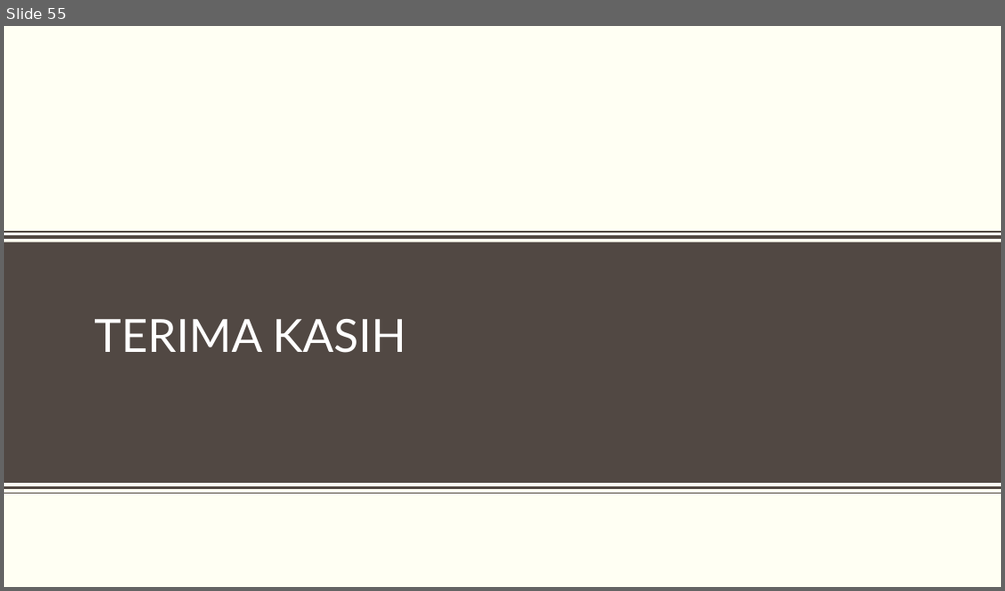
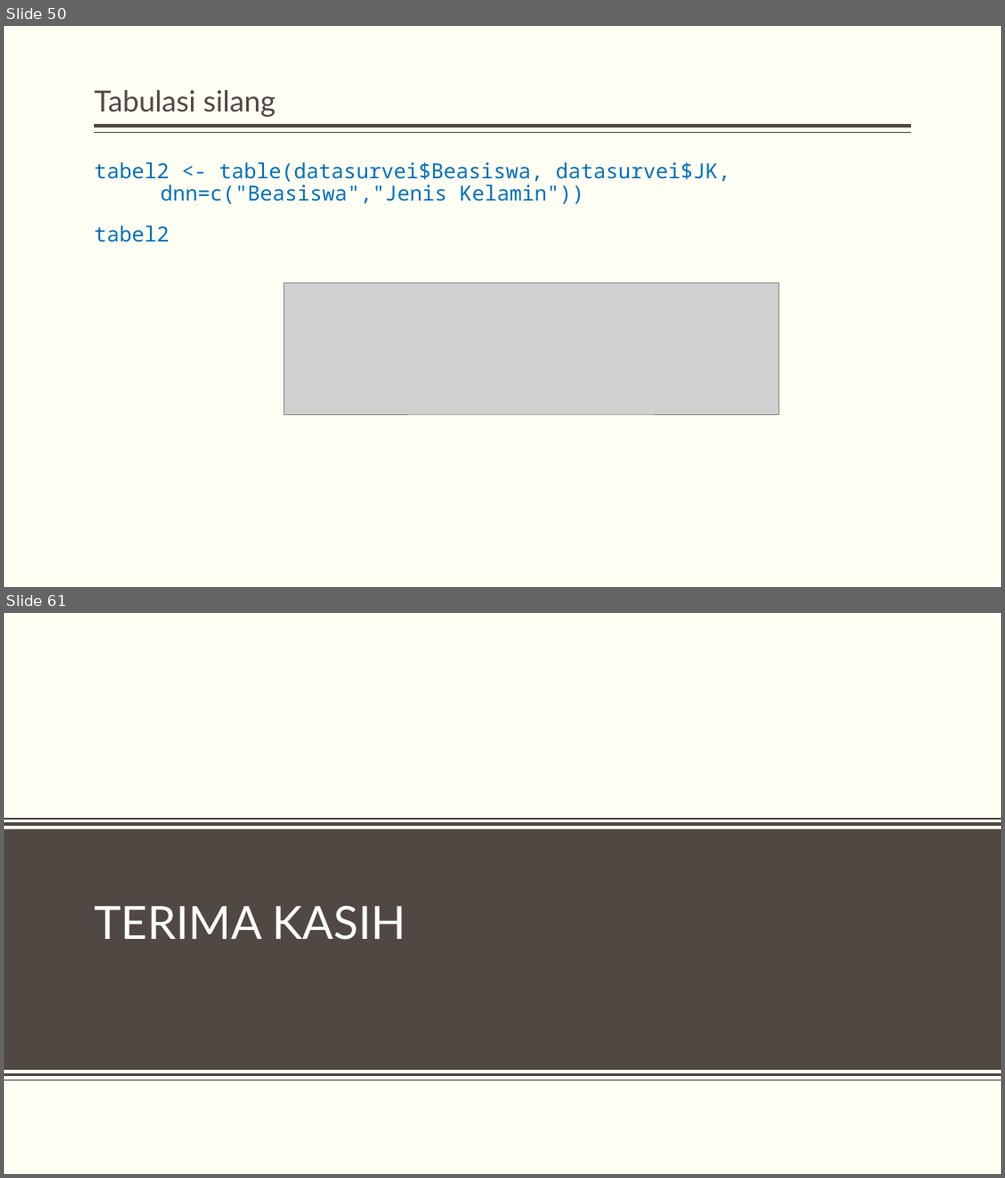
Before and after one commit to dewikiswani/pengantar-R, a slide deck: slide/pengenalan R.pptx. Shown one above the other, each under a label of ours: slide 55 before the commit, slides 50 and 61 after it; the slides between them are not shown. The pictures are 1005x591 and 1005x1178 pixels, drawn with LibreOffice and Linux fonts; fonts in the diff are those of the drawing; grey boxes stand for pictures; background and template pictures are left out. Boxes give left, top, right and bottom in pixels: in the first picture for what was removed or moved away, otherwise in the second. Text is boxed around its words. In the diff, an @@ line names an element or a change of style, - is before the commit and + after.

```diff
--- a/slide/pengenalan R.pptx
+++ b/slide/pengenalan R.pptx
@@ slide 50 added at [4,26,1001,587], background #FFFFF3 @@
@@ title added at [94,90,275,117], 28 pt, text #514843 @@
+Tabulasi silang
@@ line added from (911, 126) to (95, 126), #514843 3 pt @@
@@ line added from (911, 133) to (95, 133), #514843 1 pt @@
@@ text added at [94,162,730,242], 20 pt, text #0070C0 @@
+tabel2 <- table(datasurvei$Beasiswa, datasurvei$JK, dnn=c("Beasiswa","Jenis Kelamin"))
+tabel2
@@ picture added at [283,283,778,414] @@
@@ what was slide 55 is now slide 61 @@
```
Also in this commit, not shown: 7 slides changed, 20 other slides added, 15 slides removed, 1 other file.
